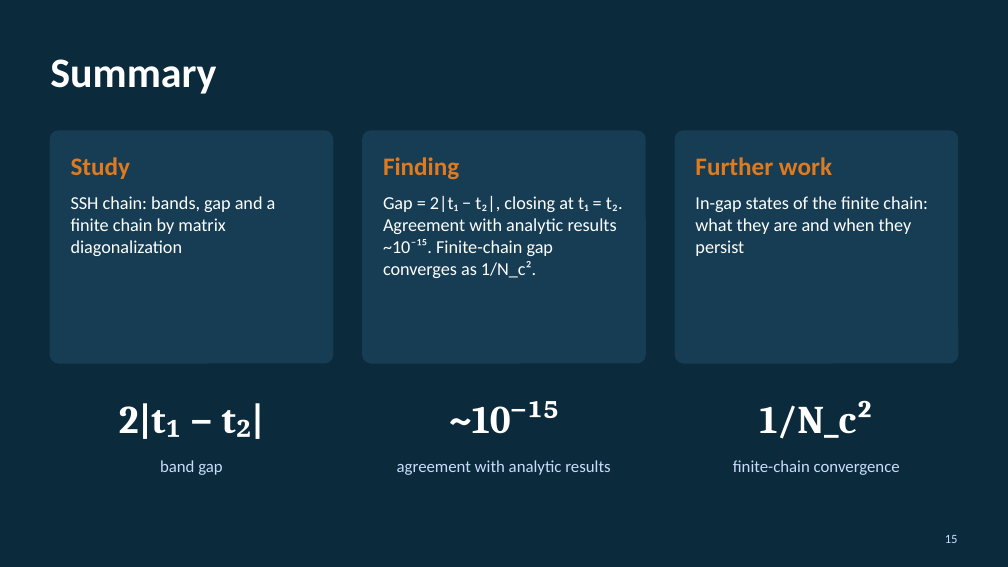
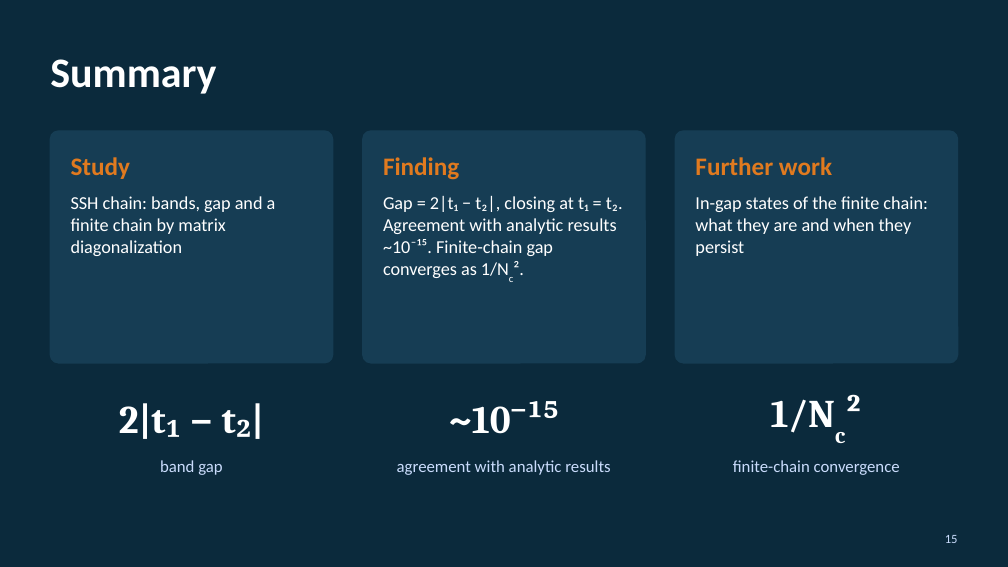
Before and after one commit to hyosan1423/computational-physics, a slide deck: slide 15 of midterm-tight-binding/slides/SSH_midterm_slides.pptx. Drawn at 1008x567 pixels with LibreOffice and Linux fonts; fonts in the diff are those of the drawing. Boxes give left, top, right and bottom in pixels: in the first picture for what was removed or moved away, otherwise in the second. Text is boxed around its words. In the diff, an @@ line names an element or a change of style, - is before the commit and + after.

```diff
--- a/midterm-tight-binding/slides/SSH_midterm_slides.pptx
+++ b/midterm-tight-binding/slides/SSH_midterm_slides.pptx
@@ text at <box>383,196,623,278</box>: text changed @@
-Gap = 2|t₁ − t₂|, closing at t₁ = t₂. Agreement with analytic results ~10⁻¹⁵. Finite-chain gap converges as 1/N_c².
+Gap = 2|t₁ − t₂|, closing at t₁ = t₂. Agreement with analytic results ~10⁻¹⁵. Finite-chain gap converges as 1/Nc².
@@ text at <box>771,399,836,437</box>: text changed @@
-1/N_c²
+1/Nc²
```
Also in this commit, not shown: 12 other slides changed, 19 other files.
